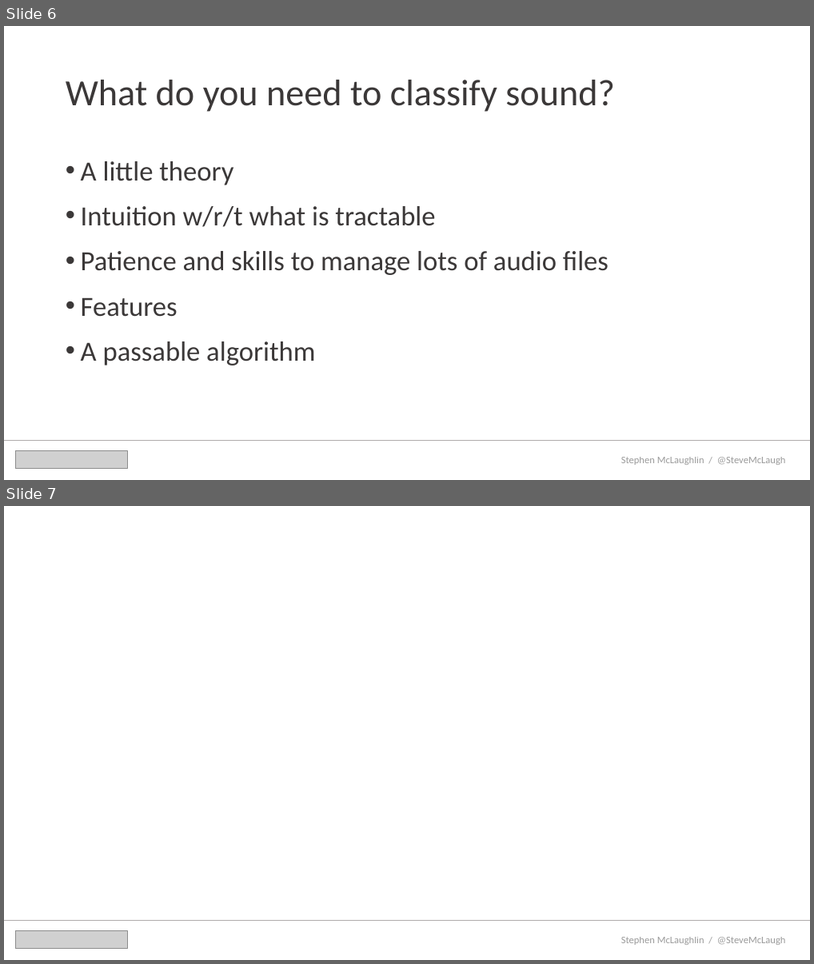
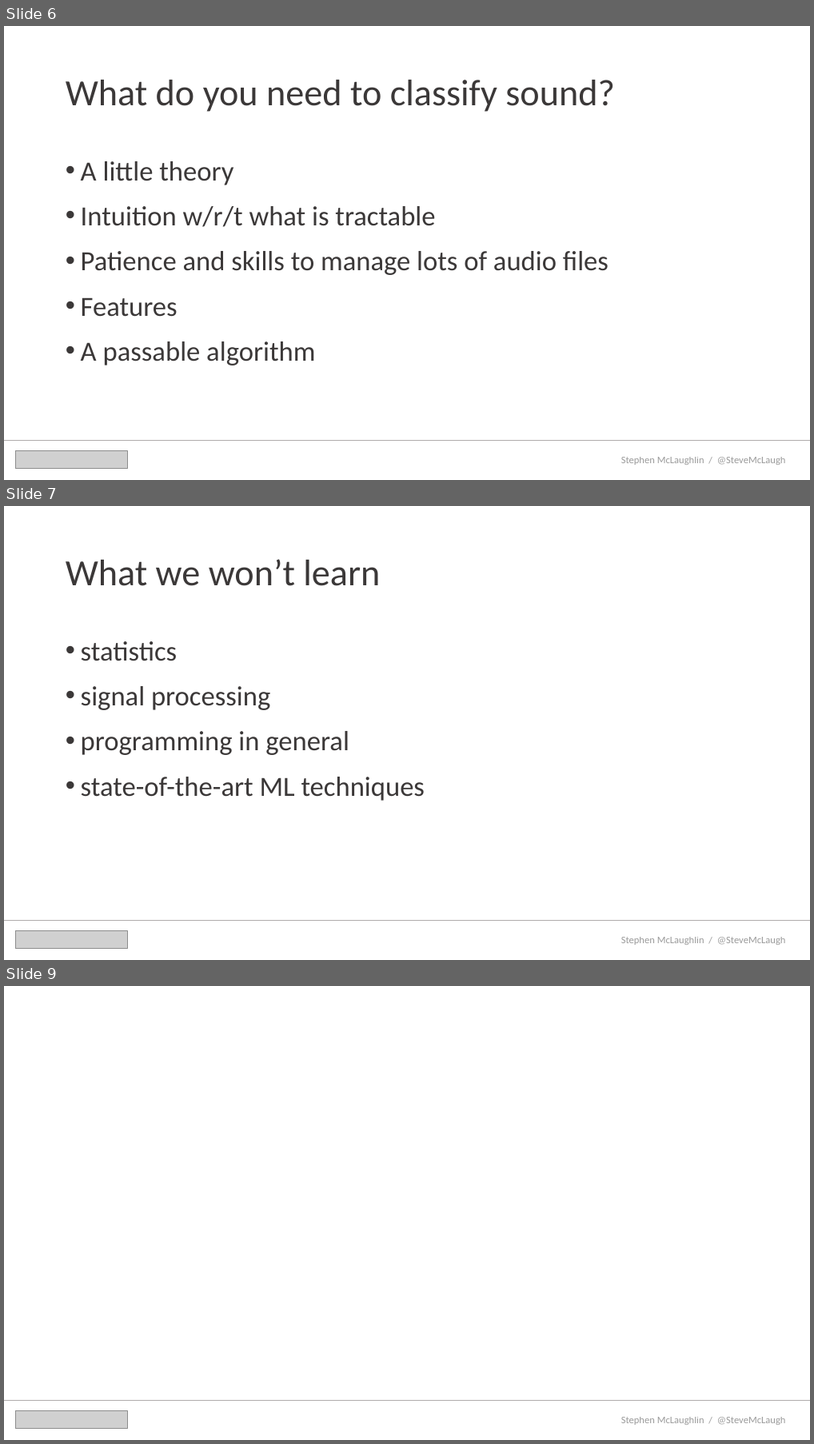
Before and after one commit to stevemclaugh/HILT-Audio-ML, a slide deck: Slides/Day_1.pptx. Shown one above the other, each under a label of ours: slides 6 and 7 before the commit, slides 6, 7 and 9 after it; the slides between them are not shown. The pictures are 814x964 and 814x1444 pixels, drawn with LibreOffice and Linux fonts; fonts in the diff are those of the drawing; grey boxes stand for pictures. Boxes give left, top, right and bottom in pixels: in the first picture for what was removed or moved away, otherwise in the second. Text is boxed around its words. In the diff, an @@ line names an element or a change of style, - is before the commit and + after.

```diff
--- a/Slides/Day_1.pptx
+++ b/Slides/Day_1.pptx
@@ slide 7 added at bbox=[4, 506, 810, 960], background #FFFFFF @@
@@ title added at bbox=[66, 559, 380, 586], 44 pt, text #3B3838 @@
+What we won’t learn
@@ text added at bbox=[81, 641, 426, 800], 33 pt, text #3B3838 @@
+• statistics
+• signal processing
+• programming in general
+• state-of-the-art ML techniques
@@ line added from (4, 920) to (810, 920), #AFABAB 0.5 pt @@
@@ picture added at bbox=[15, 931, 127, 949] @@
@@ text added at bbox=[622, 936, 786, 944], 12 pt, text #595959 at 60% opacity @@
+Stephen McLaughlin / @SteveMcLaugh
@@ what was slide 7 is now slide 9 @@
```
Also in this commit, not shown: 2 other slides added, 3 other files.
